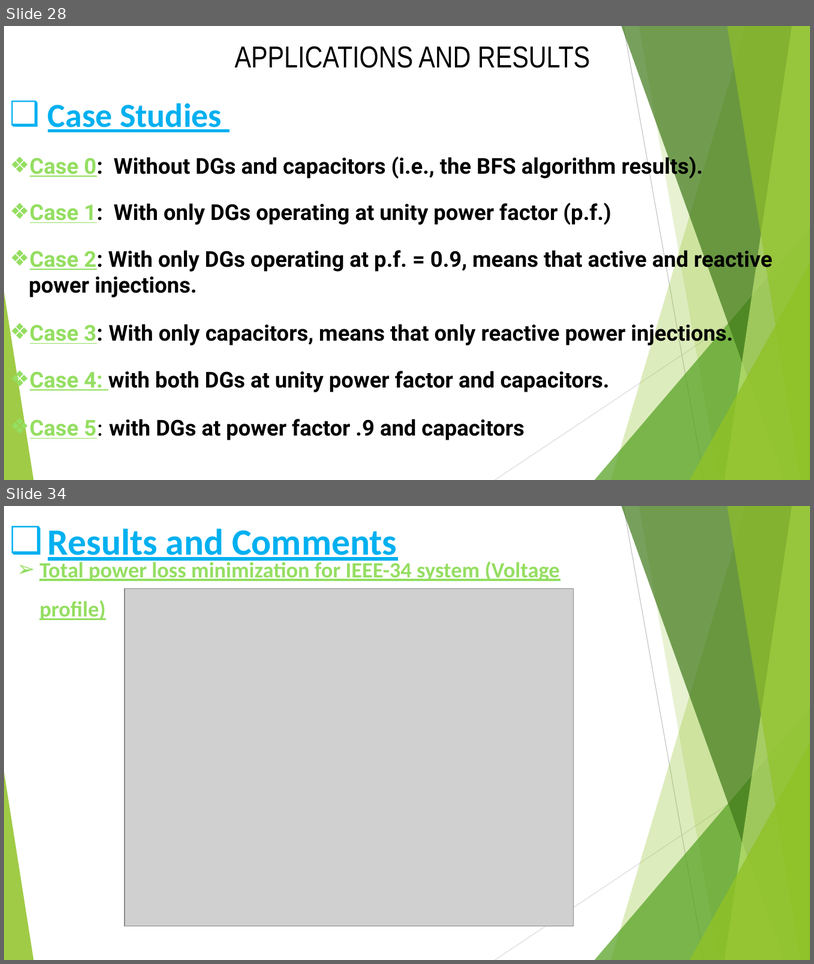
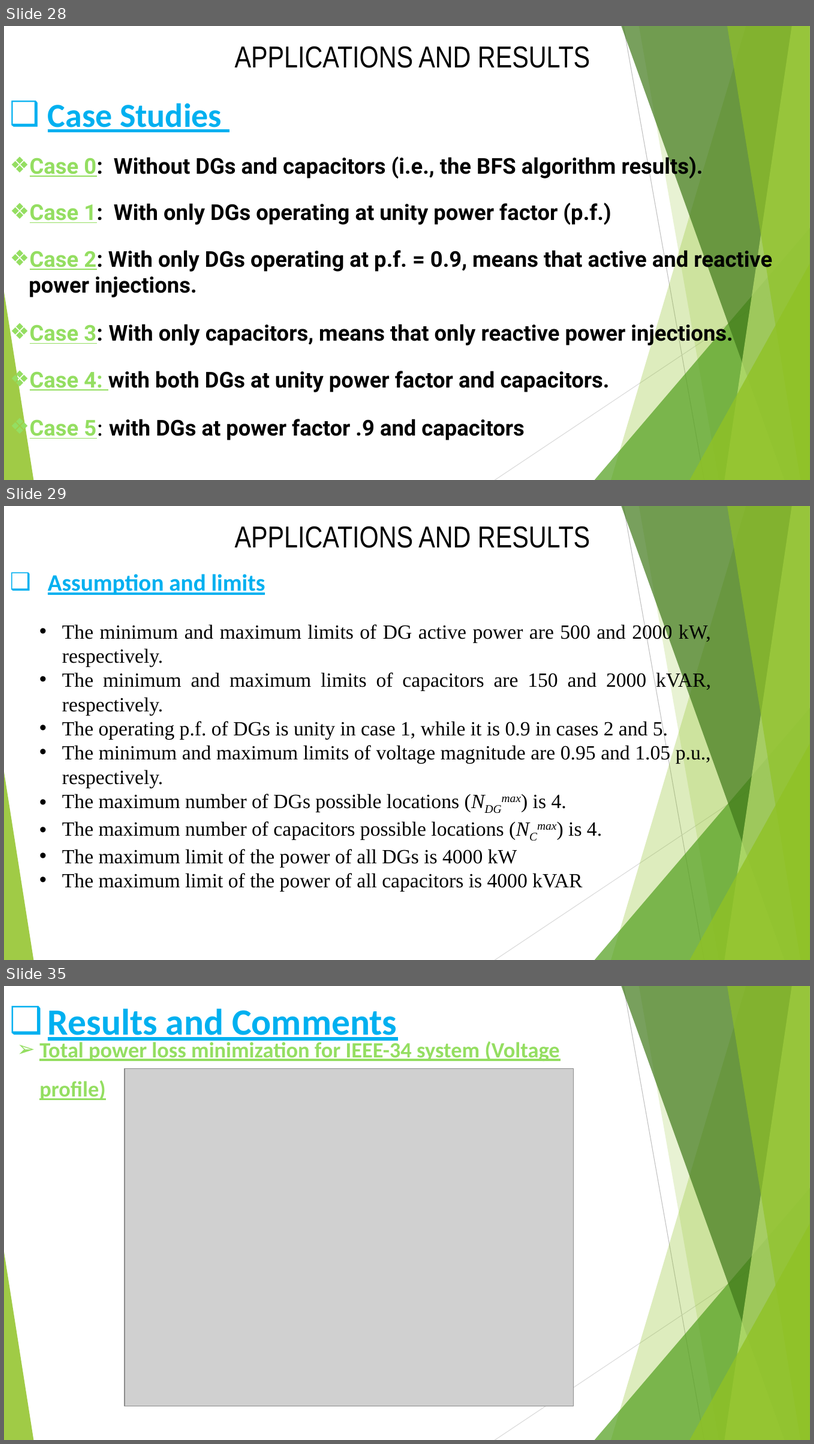
Before and after one commit to moustafashahin122/AOA-Graduation-Project-2022-, a slide deck: code/AOA_objects/results/grad_presentation/Presentation.pptx. Shown one above the other, each under a label of ours: slides 28 and 34 before the commit, slides 28, 29 and 35 after it; the slides between them are not shown. The pictures are 814x964 and 814x1444 pixels, drawn with LibreOffice and Linux fonts; fonts in the diff are those of the drawing; grey boxes stand for pictures. Boxes give left, top, right and bottom in pixels: in the first picture for what was removed or moved away, otherwise in the second. Text is boxed around its words. In the diff, an @@ line names an element or a change of style, - is before the commit and + after.

```diff
--- a/code/AOA_objects/results/grad_presentation/Presentation.pptx
+++ b/code/AOA_objects/results/grad_presentation/Presentation.pptx
@@ slide 29 added at box(4, 506, 810, 960), background #FFFFFF; not listed: 10 template elements that a slide beside it also shows @@
@@ text added at box(235, 526, 590, 548), 36 pt, text #000000 @@
+APPLICATIONS AND RESULTS
@@ text added at box(48, 574, 266, 595), 28 pt, text #00B0F0, bold, underline @@
+❑ Assumption and limits
@@ text added at box(62, 622, 711, 891), 24 pt, text #000000 @@
+• The minimum and maximum limits of DG active power are 500 and 2000 kW, respectively.
+• The minimum and maximum limits of capacitors are 150 and 2000 kVAR, respectively.
+• The operating p.f. of DGs is unity in case 1, while it is 0.9 in cases 2 and 5.
+• The minimum and maximum limits of voltage magnitude are 0.95 and 1.05 p.u., respectively.
+• The maximum number of DGs possible locations (NDGmax) is 4.
+• The maximum number of capacitors possible locations (NCmax) is 4.
+• The maximum limit of the power of all DGs is 4000 kW
+• The maximum limit of the power of all capacitors is 4000 kVAR
@@ what was slide 34 is now slide 35 @@
```
Also in this commit, not shown: 22 slides changed, 6 other files.
